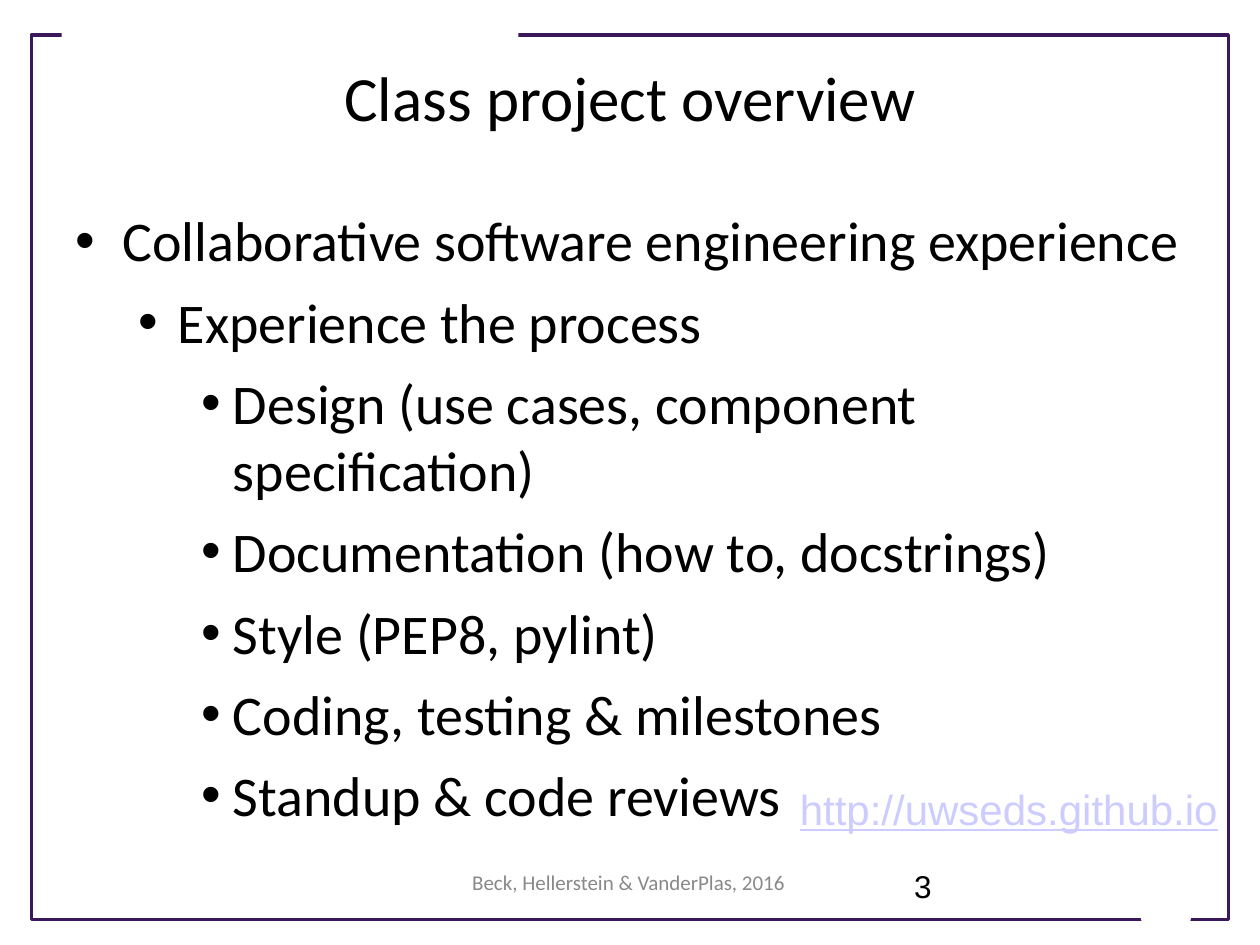
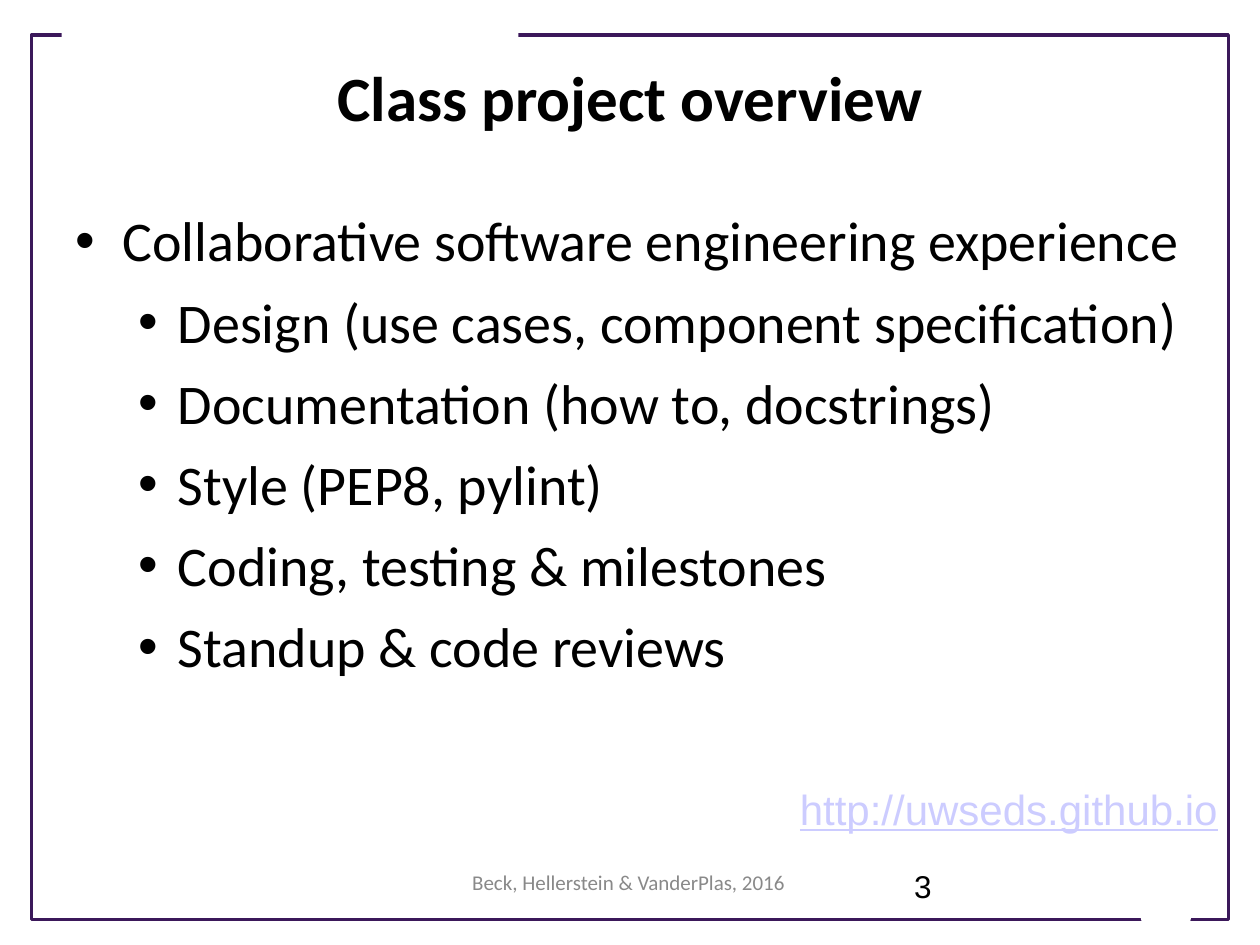
Before and after one commit to UWSEDS/LectureNotes, a slide deck: slide 3 of 07-Project-overview.pptx. Drawn at 1260x945 pixels with LibreOffice and Linux fonts; fonts in the diff are those of the drawing; background and template pictures are left out. Boxes give left, top, right and bottom in pixels: in the first picture for what was removed or moved away, otherwise in the second. Text is boxed around its words. In the diff, an @@ line names an element or a change of style, - is before the commit and + after.

Commit message:
updated project slides

```diff
--- a/07-Project-overview.pptx
+++ b/07-Project-overview.pptx
@@ text "Class project overview" at box(337, 76, 922, 132): bold on @@
@@ text at box(178, 304, 702, 352): paragraph removed @@
-  • Experience the process
@@ text at box(178, 302, 1176, 676): list level 3 to 2 in "Design (use cases, component specification)"; list level 3 to 2 in "Documentation (how to, docstrings)"; list level 3 to 2 in "Style (PEP8, pylint)"; list level 3 to 2 in "Coding, testing & milestones"; list level 3 to 2 in "Standup & code reviews" @@
```
Also in this commit, not shown: 7 other slides changed, 2 slides added, 2 slides removed.
